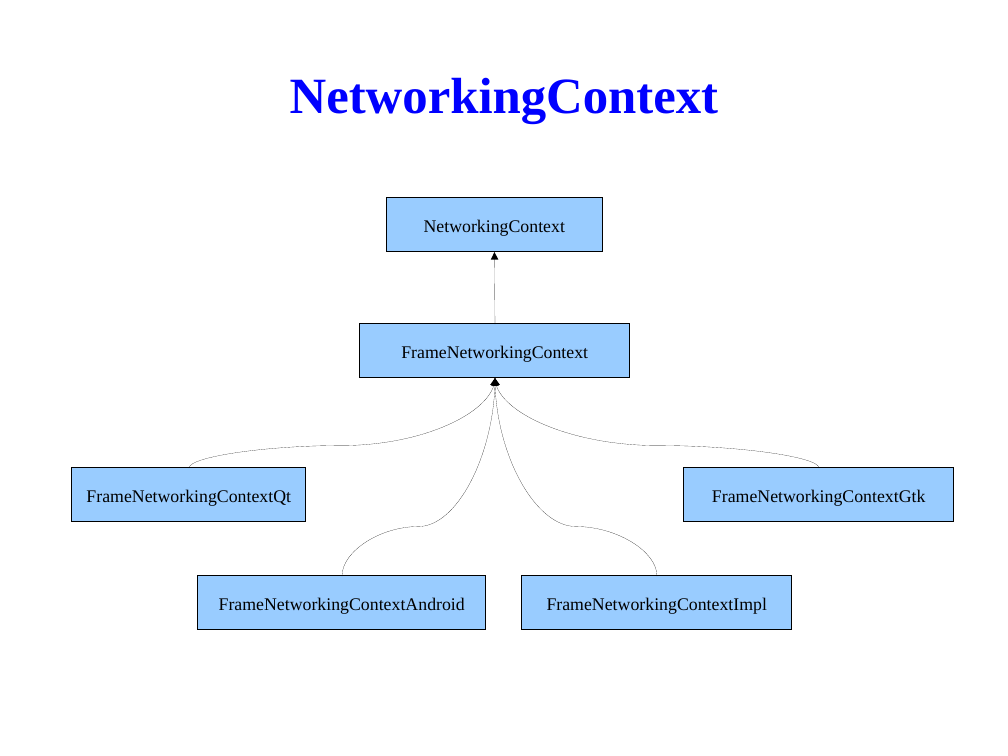
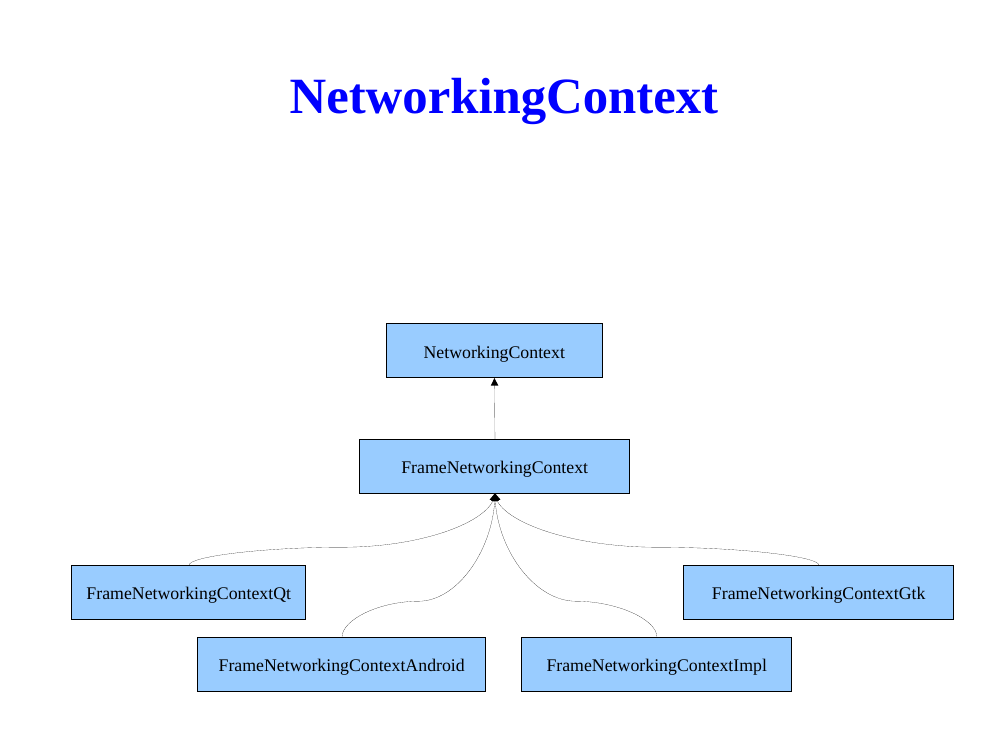
Before and after one commit to tsaicw/browser_research, a slide deck: slide 59 of WebKit/WebKit.odp (slide 57 before the commit). Drawn at 1008x756 pixels with LibreOffice and Linux fonts; fonts in the diff are those of the drawing; background and template pictures are left out. Boxes give left, top, right and bottom in pixels: in the first picture for what was removed or moved away, otherwise in the second. Text is boxed around its words. In the diff, an @@ line names an element or a change of style, - is before the commit and + after.

```diff
--- a/WebKit/WebKit.odp
+++ b/WebKit/WebKit.odp
@@ rectangle "NetworkingContext": place and size @@
-rectangle "NetworkingContext" at box(387, 198, 603, 252)
+rectangle "NetworkingContext" at box(387, 324, 603, 378)
@@ arrow moved from (495, 324) - (495, 252) to (495, 439) - (495, 378) @@
@@ rectangle "FrameNetworkingContext": place and size @@
-rectangle "FrameNetworkingContext" at box(360, 324, 630, 378)
+rectangle "FrameNetworkingContext" at box(360, 439, 630, 493)
@@ curved arrow moved from (189, 468) - (495, 378) to (189, 565) - (495, 493) @@
@@ curved arrow moved from (342, 576) - (495, 378) to (342, 638) - (495, 493) @@
@@ curved arrow moved from (658, 576) - (495, 378) to (658, 638) - (495, 493) @@
@@ curved arrow moved from (820, 468) - (495, 378) to (820, 565) - (495, 493) @@
@@ rectangle "FrameNetworkingContextQt": place and size @@
-rectangle "FrameNetworkingContextQt" at box(72, 468, 306, 522)
+rectangle "FrameNetworkingContextQt" at box(72, 565, 306, 619)
@@ rectangle "FrameNetworkingContextGtk": place and size @@
-rectangle "FrameNetworkingContextGtk" at box(684, 468, 954, 522)
+rectangle "FrameNetworkingContextGtk" at box(684, 565, 954, 619)
@@ rectangle "FrameNetworkingContextAndroid": place and size @@
-rectangle "FrameNetworkingContextAndroid" at box(198, 576, 487, 630)
+rectangle "FrameNetworkingContextAndroid" at box(198, 638, 487, 692)
@@ rectangle "FrameNetworkingContextImpl": place and size @@
-rectangle "FrameNetworkingContextImpl" at box(522, 576, 792, 630)
+rectangle "FrameNetworkingContextImpl" at box(522, 638, 792, 692)
```
Also in this commit, not shown: 7 other slides changed, 4 slides added.
